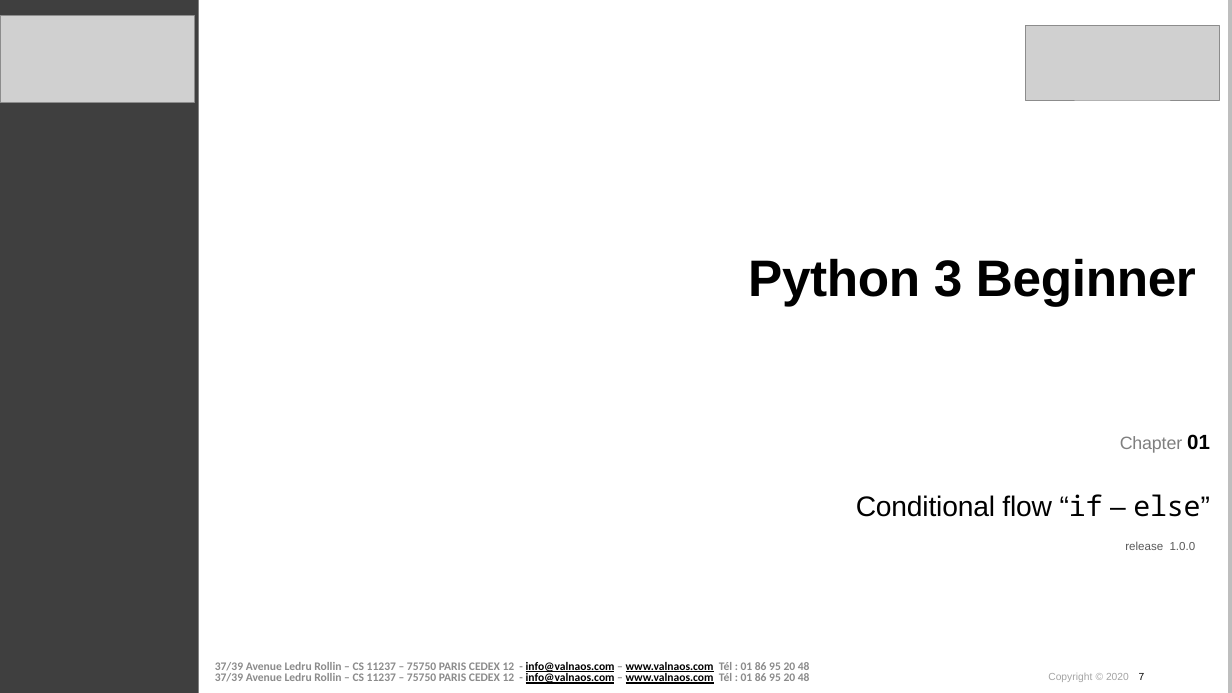
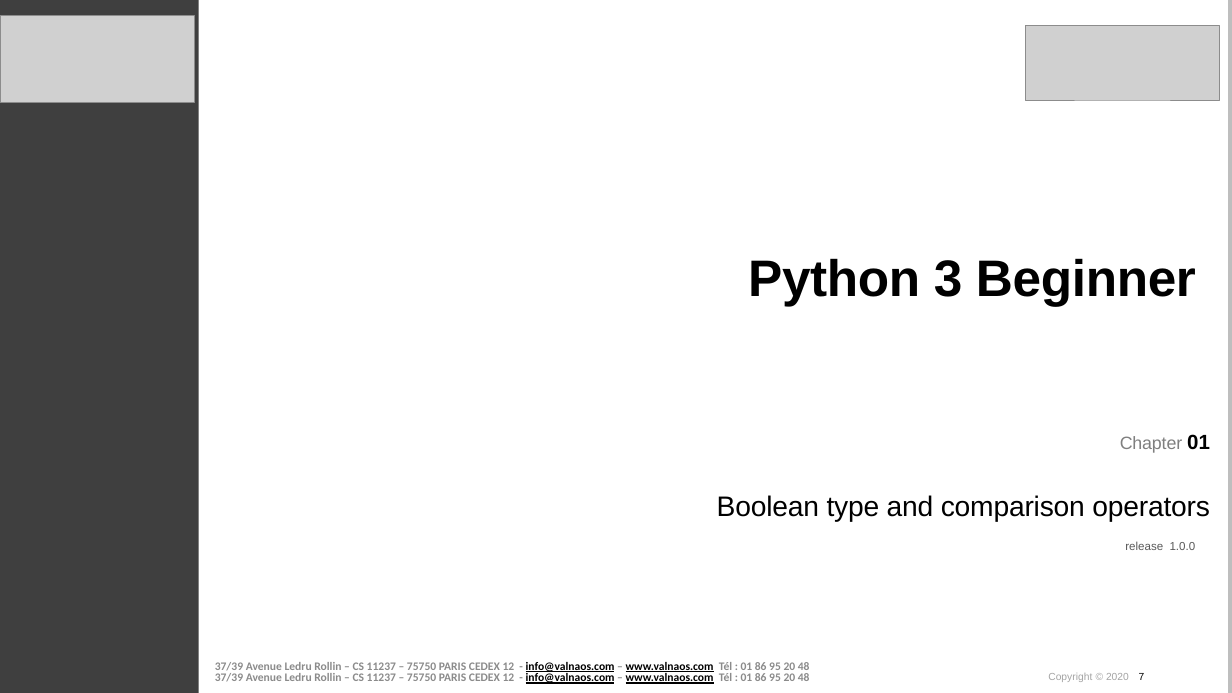
Before and after one commit to cstar-industries/python-3-beginner, a slide deck: slide 7 of 002-Control-Flow/Control Flow - Slides.pptx. Drawn at 1232x693 pixels with LibreOffice and Linux fonts; fonts in the diff are those of the drawing; grey boxes stand for pictures; background and template pictures are left out. Boxes give left, top, right and bottom in pixels: in the first picture for what was removed or moved away, otherwise in the second. Text is boxed around its words. In the diff, an @@ line names an element or a change of style, - is before the commit and + after.

```diff
--- a/002-Control-Flow/Control Flow - Slides.pptx
+++ b/002-Control-Flow/Control Flow - Slides.pptx
@@ text at bbox=[717, 495, 1210, 522]: text changed @@
-Conditional flow “if – else”
+Boolean type and comparison operators
```
Also in this commit, not shown: 10 other slides changed, 41 slides added, 11 slides removed, 1 other file.
